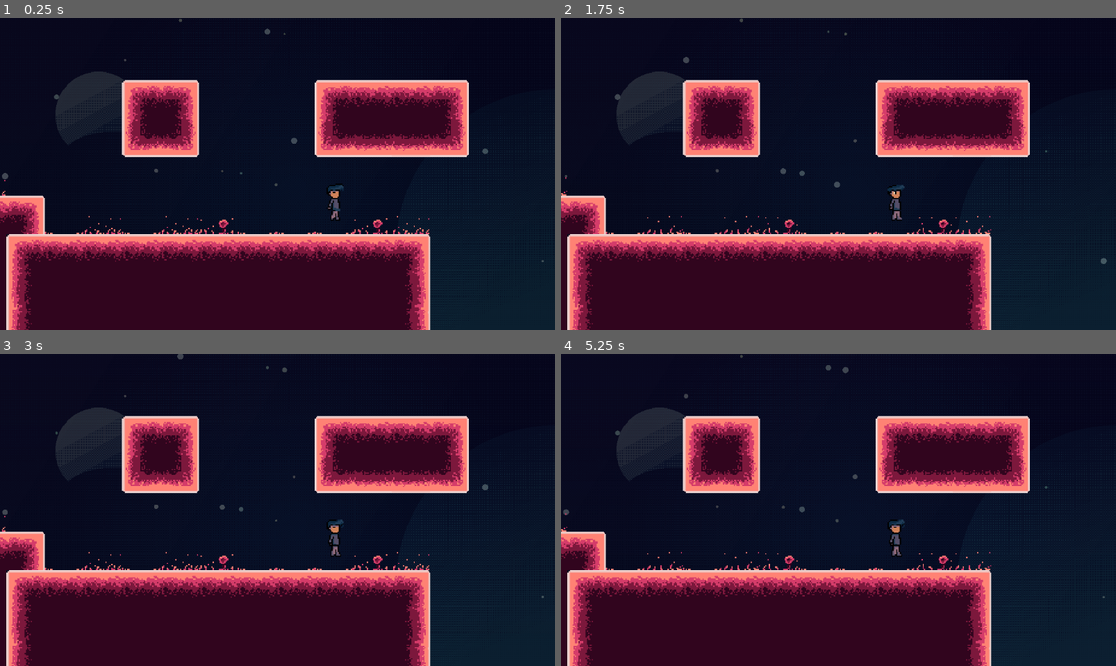
Above: before the commit, frames 1-4 (two rows, left to right).
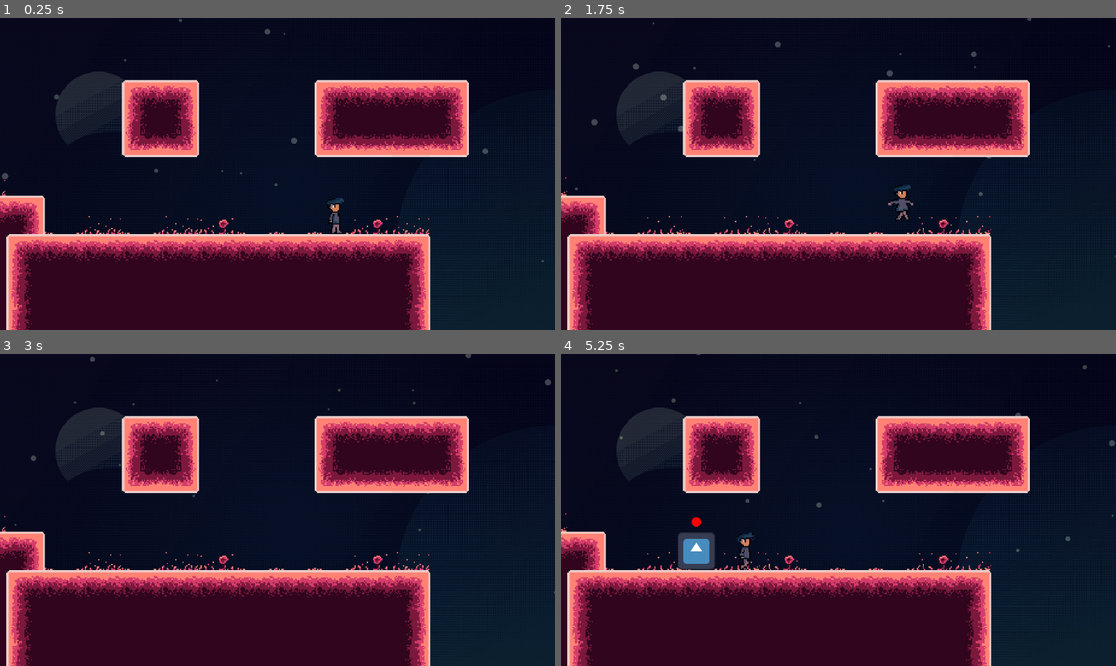
Above: after the commit, the same moments.

Repository: juanmends/game-jam-plus-2025
Game: Godot game, scene res://scenes/game.tscn
The game is run twice, just before and just after one commit, with the same random seed, the same clock (stepped at 60 frames per second) and the same inputs. The engine's default icon, where the game draws it, is replaced by a stand-in: a white triangle on a blue panel in a dark square.
Inputs:
- Up to frame 1 (0.25 s): no input
- Up to frame 2 (1.75 s): tap Enter (ui_accept) at 0.5, 0.77, 1.52 s; hold Right (move_forward) from 0.53 s (still down); tap S (trauma_dump_01) at 0.6 s; tap D (trauma_dump_02) at 1.35 s
- Up to frame 3 (3 s): release Right (move_forward) at 2.03 s; hold Left (move_backwards) 2.03-2.78 s; tap S (trauma_dump_01) at 2.1 s; tap Enter (ui_accept) at 2.75 s; hold Right (move_forward) from 2.78 s (still down); tap D (trauma_dump_02) at 2.85 s
- Up to frame 4 (5.25 s): tap Enter (ui_accept) at 3.02, 3.77, 4.52 s; tap S (trauma_dump_01) at 3.6, 5.1 s; release Right (move_forward) at 4.28 s; hold Left (move_backwards) 4.28-5.03 s; tap D (trauma_dump_02) at 4.35 s; hold Right (move_forward) from 5.03 s (still down)

The runs differ from the first frame. In frame 1, 0.3% of the frame differs, in the area x 58-62%, y 53-70%; in frame 2, 0.6%; in frame 3, 0.4%; in frame 4, 1.5%, in the area x 0-100%, y 0-79%.
Error before the commit: Parse Error: Could not preload resource file "res://scenes/clone.tscn". (res://scripts/player.gd:7)

Commit message:
Feliz Navidad!

Diff:
--- a/scenes/clone.tscn
+++ b/scenes/clone.tscn
@@ -1,45 +1,11 @@
-[gd_scene load_steps=8 format=3 uid="uid://ce83qmq74lgb2"]
+[gd_scene load_steps=6 format=3 uid="uid://ce83qmq74lgb2"]
 
-[ext_resource type="Texture2D" uid="uid://dr5kynaux33ln" path="res://assets/clone.png" id="1_ypstt"]
-
-[sub_resource type="AtlasTexture" id="AtlasTexture_rbuo6"]
-atlas = ExtResource("1_ypstt")
-region = Rect2(0, 0, 32, 32)
-
-[sub_resource type="AtlasTexture" id="AtlasTexture_51lvd"]
-atlas = ExtResource("1_ypstt")
-region = Rect2(32, 0, 32, 32)
-
-[sub_resource type="AtlasTexture" id="AtlasTexture_0dm2r"]
-atlas = ExtResource("1_ypstt")
-region = Rect2(64, 0, 32, 32)
-
-[sub_resource type="AtlasTexture" id="AtlasTexture_jkroa"]
-atlas = ExtResource("1_ypstt")
-region = Rect2(96, 0, 32, 32)
-
-[sub_resource type="SpriteFrames" id="SpriteFrames_ndwta"]
-animations = [{
-"frames": [{
-"duration": 1.0,
-"texture": SubResource("AtlasTexture_rbuo6")
-}, {
-"duration": 1.0,
-"texture": SubResource("AtlasTexture_51lvd")
-}, {
-"duration": 1.0,
-"texture": SubResource("AtlasTexture_0dm2r")
-}, {
-"duration": 1.0,
-"texture": SubResource("AtlasTexture_jkroa")
-}],
-"loop": true,
-"name": &"default",
-"speed": 5.0
-}]
+[ext_resource type="Script" uid="uid://fnky8xpn0d66" path="res://scripts/clone.gd" id="1_51lvd"]
+[ext_resource type="Texture2D" uid="uid://bglq3ludkjhet" path="res://icon.svg" id="1_ypstt"]
+[ext_resource type="Script" uid="uid://v44dm3fvh8qp" path="res://scripts/area_2d.gd" id="2_rbuo6"]
 
 [sub_resource type="RectangleShape2D" id="RectangleShape2D_ypstt"]
-size = Vector2(10, 28)
+size = Vector2(32, 32)
 
 [sub_resource type="CircleShape2D" id="CircleShape2D_rbuo6"]
 
@@ -47,12 +13,12 @@
 collision_layer = 4
 script = ExtResource("1_51lvd")
 
-[node name="AnimatedSprite2D" type="AnimatedSprite2D" parent="."]
-sprite_frames = SubResource("SpriteFrames_ndwta")
-autoplay = "default"
+[node name="Sprite2D" type="Sprite2D" parent="."]
+position = Vector2(0, -9.536743e-07)
+scale = Vector2(0.245, 0.245)
+texture = ExtResource("1_ypstt")
 
 [node name="CollisionShape2D" type="CollisionShape2D" parent="."]
-position = Vector2(1, 1)
 shape = SubResource("RectangleShape2D_ypstt")
 
 [node name="GravityArea" type="Area2D" parent="."]
@@ -65,5 +31,5 @@
 gravity_range = 320.0
 
 [node name="CollisionShape2D" type="CollisionShape2D" parent="GravityArea"]
-scale = Vector2(26, 26)
+scale = Vector2(12, 12)
 shape = SubResource("CircleShape2D_rbuo6")
--- a/scenes/player.tscn
+++ b/scenes/player.tscn
@@ -108,12 +108,11 @@
 }]
 
 [sub_resource type="RectangleShape2D" id="RectangleShape2D_dqkch"]
-size = Vector2(11, 26)
+size = Vector2(14, 30)
 
 [sub_resource type="CircleShape2D" id="CircleShape2D_g2els"]
 
 [node name="Player" type="CharacterBody2D"]
-position = Vector2(0, -16)
 collision_layer = 2
 script = ExtResource("1_g2els")
 
@@ -123,14 +122,17 @@
 autoplay = "idle"
 
 [node name="CollisionShape2D" type="CollisionShape2D" parent="."]
-position = Vector2(0.5, 2)
+scale = Vector2(1.065, 1.065)
 shape = SubResource("RectangleShape2D_dqkch")
 
 [node name="RayCast2D" type="RayCast2D" parent="."]
 target_position = Vector2(0, 22)
 
 [node name="GravityDetector" type="Area2D" parent="."]
+gravity_space_override = 3
+gravity_point = true
+gravity = 1200.0
 
 [node name="CollisionShape2D" type="CollisionShape2D" parent="GravityDetector"]
-scale = Vector2(24, 24)
+scale = Vector2(14, 14)
 shape = SubResource("CircleShape2D_g2els")
--- a/scripts/clone.gd
+++ b/scripts/clone.gd
@@ -6,7 +6,6 @@
 func _ready() -> void:
 	pass # Replace with function body.
 
-
 # Called every frame. 'delta' is the elapsed time since the previous frame.
 func _process(_delta: float) -> void:
 	pass
--- a/scripts/player.gd
+++ b/scripts/player.gd
@@ -1,8 +1,8 @@
 
 extends CharacterBody2D
 
-const SPEED = 100.0
-const JUMP_VELOCITY = -350.0
+const SPEED = 300.0
+const JUMP_VELOCITY = -400.0
 
 @onready var clone = preload("res://scenes/clone.tscn")
 @onready var collision_shape = $CollisionShape2D
@@ -60,14 +60,14 @@
 	# As good practice, you should replace UI actions with custom gameplay actions.
 	var direction := Input.get_axis("move_backwards", "move_forward")
 
-	if direction>0:
+	if direction > 0:
 		animated_sprite_2d.flip_h = false
-	elif direction<0:
+	elif direction < 0:
 		animated_sprite_2d.flip_h = true
 
 	#Play Animations
 	if is_on_floor():
-		if direction==0:
+		if direction == 0:
 			animated_sprite_2d.play("idle")
 		else:
 			animated_sprite_2d.play("walk")
Not shown: 1 places in scenes/player.tscn that only renumber resources
